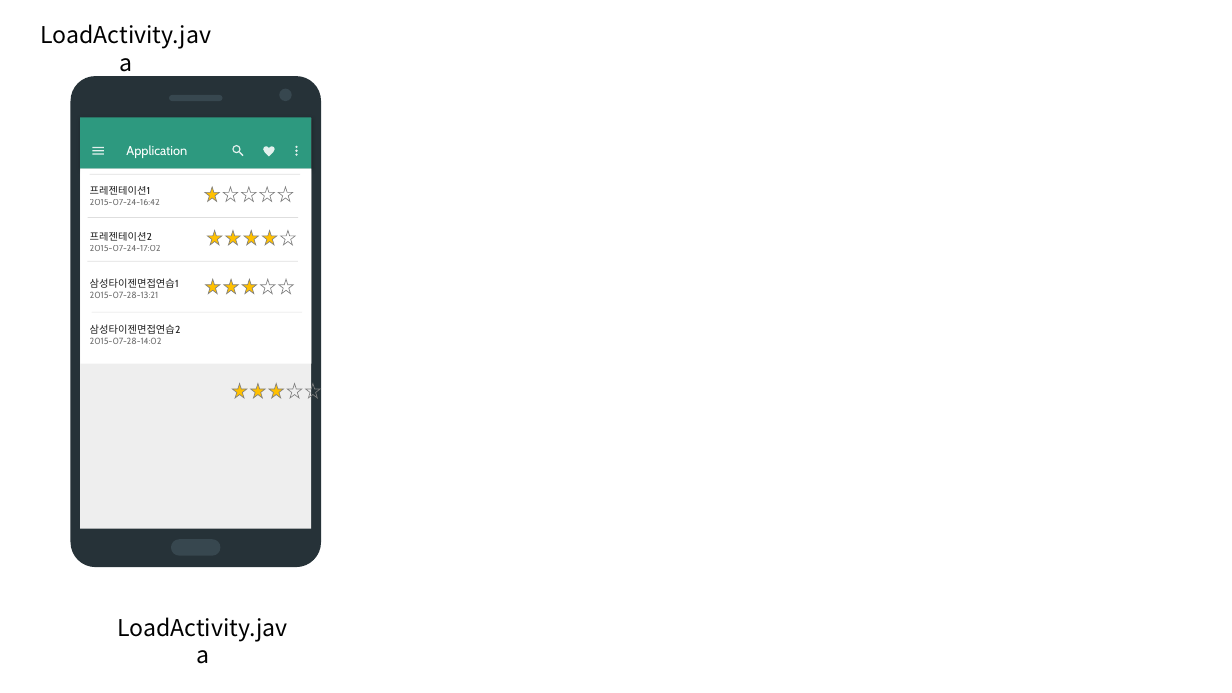
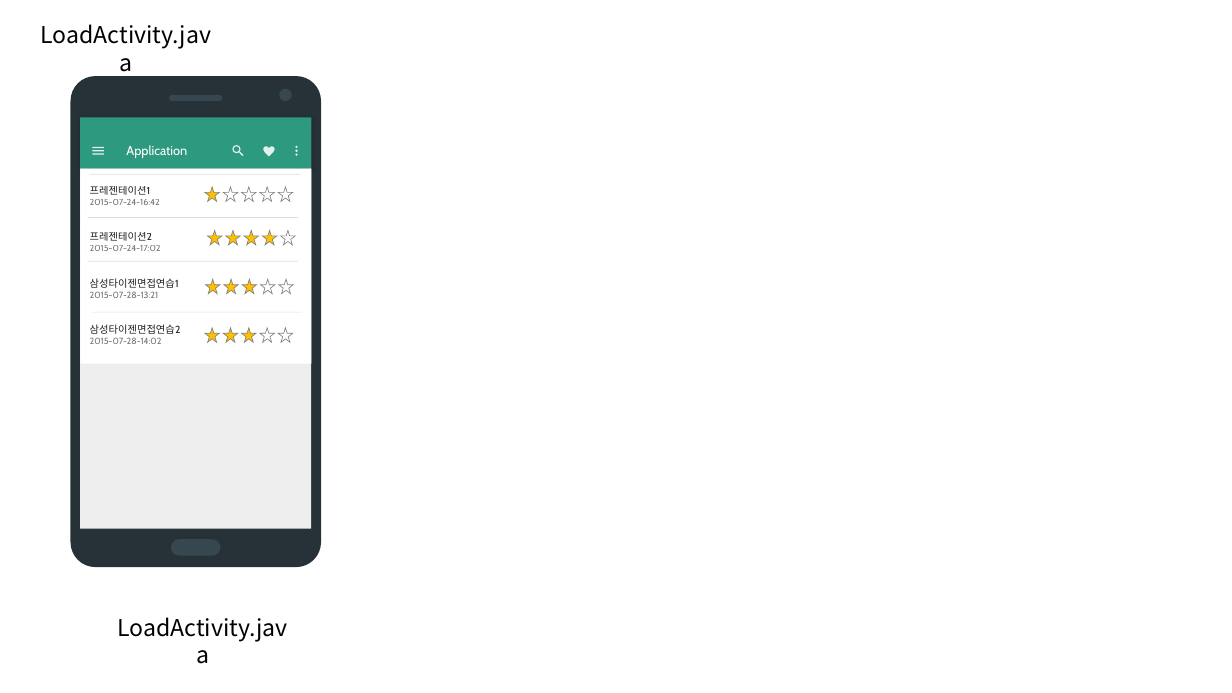
Before and after one commit to quki/PREZENTAINER, a slide deck: slide 8 of 스토리보드.pptx. Drawn at 1232x693 pixels with LibreOffice and Linux fonts; fonts in the diff are those of the drawing. Boxes give left, top, right and bottom in pixels: in the first picture for what was removed or moved away, otherwise in the second. Text is boxed around its words. In the diff, an @@ line names an element or a change of style, - is before the commit and + after.

```diff
--- a/스토리보드.pptx
+++ b/스토리보드.pptx
@@ star: place and size @@
-star at (269, 384, 284, 398)
+star at (241, 328, 256, 343)
@@ 3 stars: place and size @@
-3 stars at (232, 384, 302, 398)
+3 stars at (205, 328, 274, 343)
@@ star: place and size @@
-star at (306, 384, 321, 398)
+star at (278, 328, 293, 343)
```
Also in this commit, not shown: 5 other slides changed, 1 slide removed, 43 other files.
